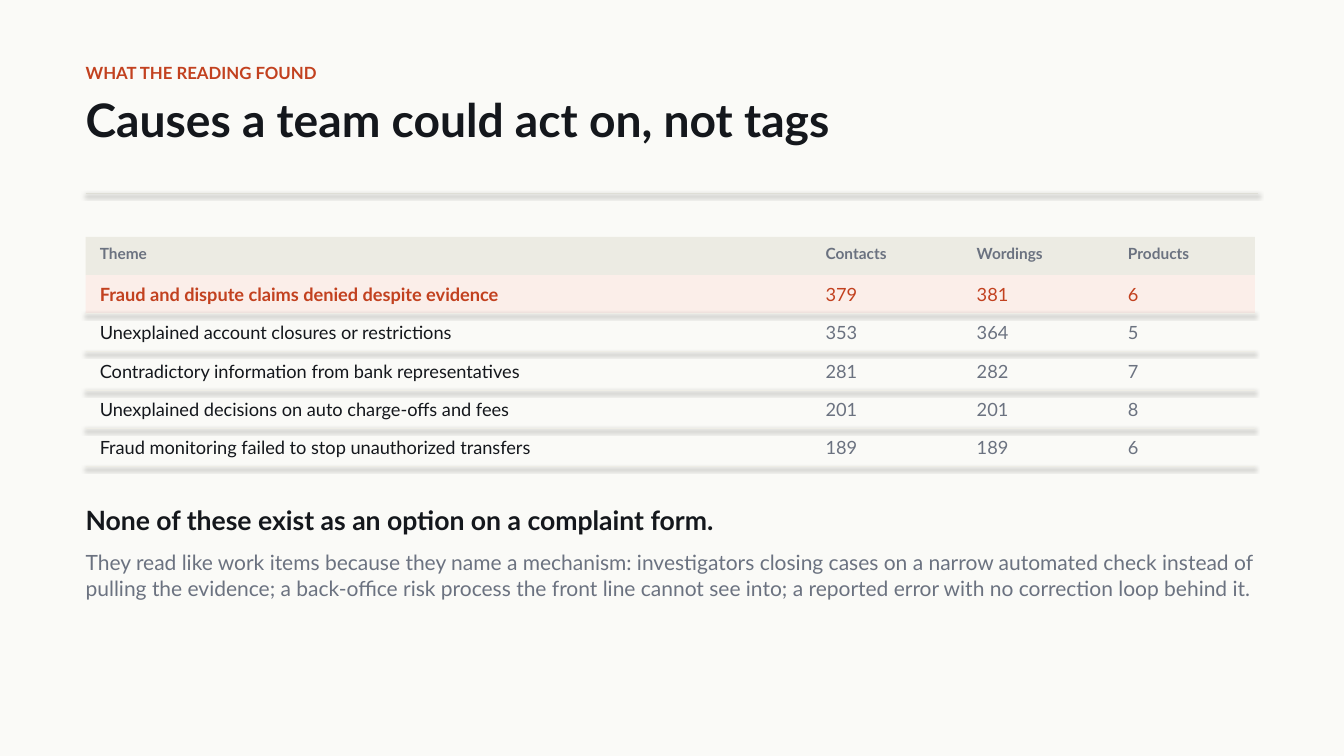
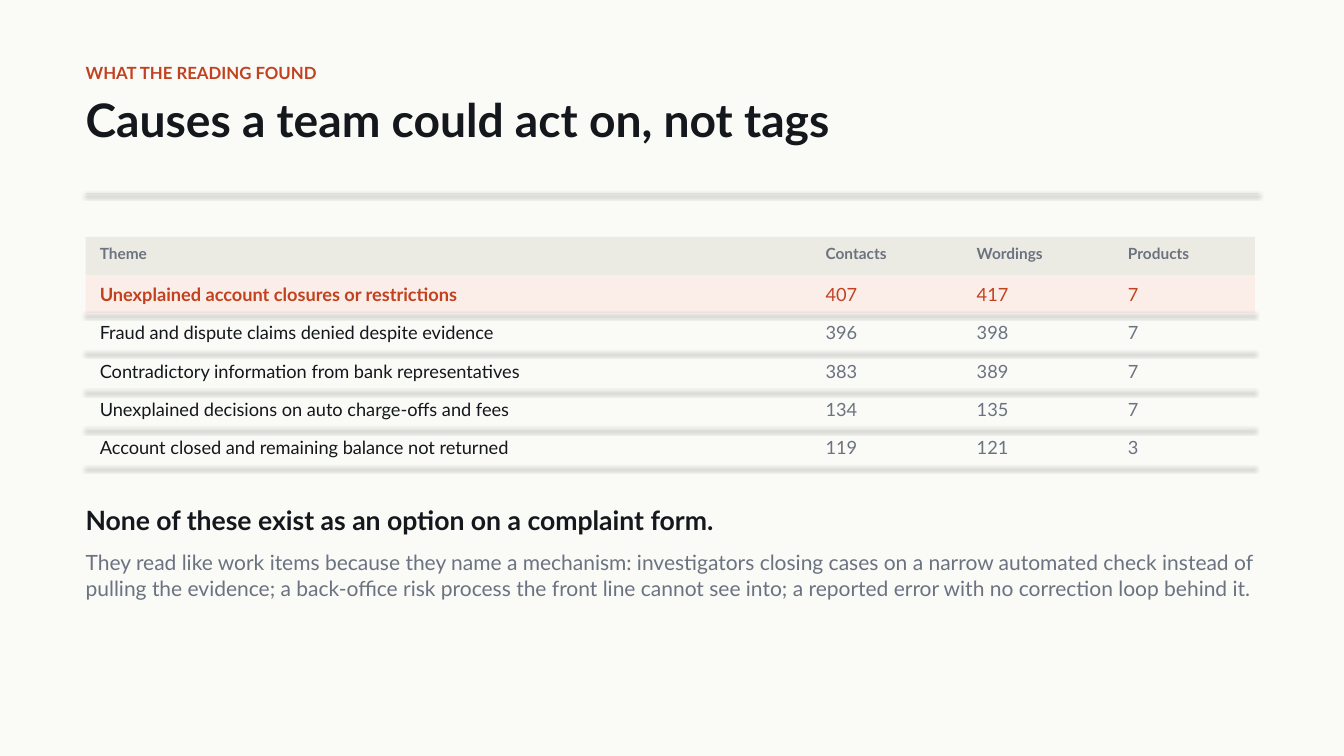
Before and after one commit to Gread/voc_hackathon, a slide deck: slide 8 of docs/voc_insights_deck.pptx. Drawn at 1344x756 pixels with LibreOffice and Linux fonts; fonts in the diff are those of the drawing. Boxes give left, top, right and bottom in pixels: in the first picture for what was removed or moved away, otherwise in the second. Text is boxed around its words. In the diff, an @@ line names an element or a change of style, - is before the commit and + after.

```diff
--- a/docs/voc_insights_deck.pptx
+++ b/docs/voc_insights_deck.pptx
@@ text "Unexplained account closures or restrictions": place and size @@
-text "Unexplained account closures or restrictions" at [100, 325, 451, 342]
+text "Unexplained account closures or restrictions" at [100, 287, 457, 304]
@@ text "Unexplained account closures or restrictions" at [100, 287, 457, 304]: text colour #14171C to #C2411F, bold on @@
@@ text at [826, 288, 858, 301]: text changed @@
-379
+407
@@ text at [977, 288, 1009, 301]: text changed @@
-381
+417
@@ text at [1128, 288, 1139, 301]: text changed @@
-6
+7
@@ text "Fraud and dispute claims denied ...": place and size @@
-text "Fraud and dispute claims denied ..." at [100, 287, 498, 304]
+text "Fraud and dispute claims denied ..." at [100, 325, 493, 342]
@@ text "Fraud and dispute claims denied ..." at [100, 325, 493, 342]: text colour #C2411F to #14171C, bold off @@
@@ text at [826, 326, 858, 339]: text changed @@
-353
+396
@@ text at [977, 326, 1009, 339]: text changed @@
-364
+398
@@ text at [1128, 326, 1139, 339]: text changed @@
-5
+7
@@ text at [826, 365, 858, 378]: text changed @@
-281
+383
@@ text at [977, 365, 1009, 378]: text changed @@
-282
+389
@@ text at [826, 403, 858, 416]: text changed @@
-201
+134
@@ text at [977, 403, 1009, 416]: text changed @@
-201
+135
@@ text at [1128, 403, 1139, 416]: text changed @@
-8
+7
@@ text at [100, 440, 509, 458]: text changed @@
-Fraud monitoring failed to stop unauthorized transfers
+Account closed and remaining balance not returned
@@ text at [826, 441, 858, 454]: text changed @@
-189
+119
@@ text at [977, 441, 1009, 454]: text changed @@
-189
+121
@@ text at [1128, 441, 1139, 454]: text changed @@
-6
+3
```
Also in this commit, not shown: 5 other slides changed, 12 other files.
